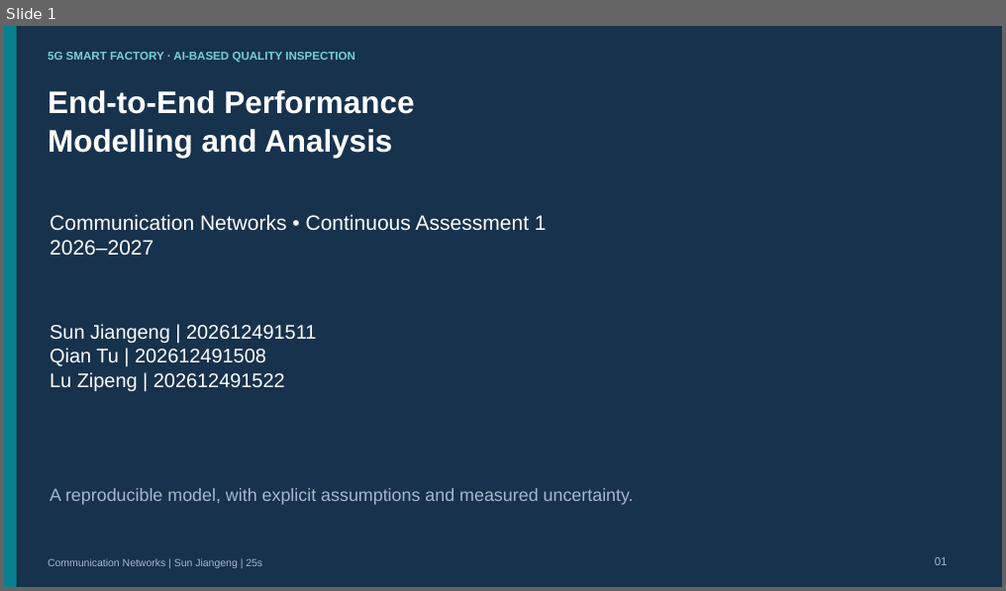
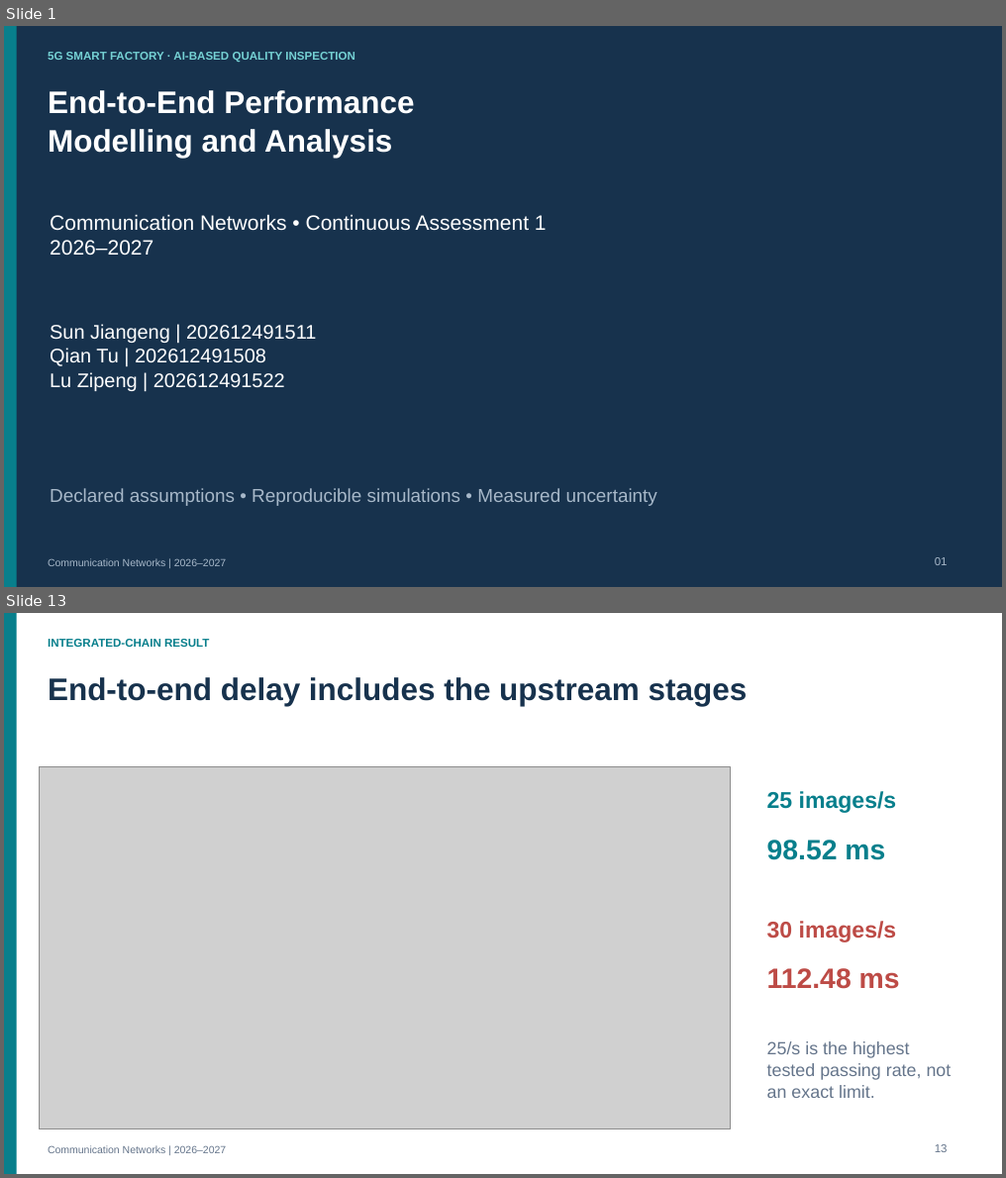
Before and after one commit to thelu260325/-, a slide deck: deliverables/communication_networks_2026_project/project/slides/Communication_Networks_Presentation.pptx. Shown one above the other, each under a label of ours: slide 1 before the commit, slides 1 and 13 after it; the slides between them are not shown. The pictures are 1006x591 and 1006x1178 pixels, drawn with LibreOffice and Linux fonts; fonts in the diff are those of the drawing; grey boxes stand for pictures. Boxes give left, top, right and bottom in pixels: in the first picture for what was removed or moved away, otherwise in the second. Text is boxed around its words. In the diff, an @@ line names an element or a change of style, - is before the commit and + after.

Commit message:
Review communication networks presentation and speaking script

```diff
--- a/deliverables/communication_networks_2026_project/project/slides/Communication_Networks_Presentation.pptx
+++ b/deliverables/communication_networks_2026_project/project/slides/Communication_Networks_Presentation.pptx
@@ slide 13 added at bbox=[4, 613, 1002, 1174], background #FFFFFF @@
@@ rectangle added at bbox=[4, 613, 17, 1174], fill #087F8C @@
@@ text added at bbox=[48, 639, 209, 647], 11 pt, text #087F8C, bold @@
+INTEGRATED-CHAIN RESULT
@@ text added at bbox=[48, 677, 747, 706], 30 pt, text #17324D, bold @@
+End-to-end delay includes the upstream stages
@@ picture added at bbox=[39, 767, 731, 1131] @@
@@ text added at bbox=[767, 791, 897, 813], 22 pt, text #087F8C, bold @@
+25 images/s
@@ text added at bbox=[767, 840, 885, 861], 27 pt, text #087F8C, bold @@
+98.52 ms
@@ text added at bbox=[767, 921, 897, 943], 22 pt, text #BD4B46, bold @@
+30 images/s
@@ text added at bbox=[767, 968, 900, 989], 27 pt, text #BD4B46, bold @@
+112.48 ms
@@ text added at bbox=[767, 1042, 951, 1098], 17 pt, text #65758B @@
+25/s is the highest
+tested passing rate, not
+an exact limit.
@@ text added at bbox=[48, 1146, 226, 1154], 10 pt, text #65758B @@
+Communication Networks | 2026–2027
@@ text added at bbox=[935, 1145, 947, 1153], 11 pt, text #65758B @@
+13
@@ slide 1 changed as well @@
@@ rectangle at bbox=[4, 26, 1002, 587]: shadow off @@
@@ text at bbox=[50, 488, 657, 506]: text changed; size 17 to 18 pt @@
-A reproducible model, with explicit assumptions and measured uncertainty.
+Declared assumptions • Reproducible simulations • Measured uncertainty
@@ text at bbox=[48, 559, 226, 567]: text changed @@
-Communication Networks | Sun Jiangeng | 25s
+Communication Networks | 2026–2027
```
Also in this commit, not shown: 7 other slides changed, 6 other slides added, 6 slides removed, 26 other files.
